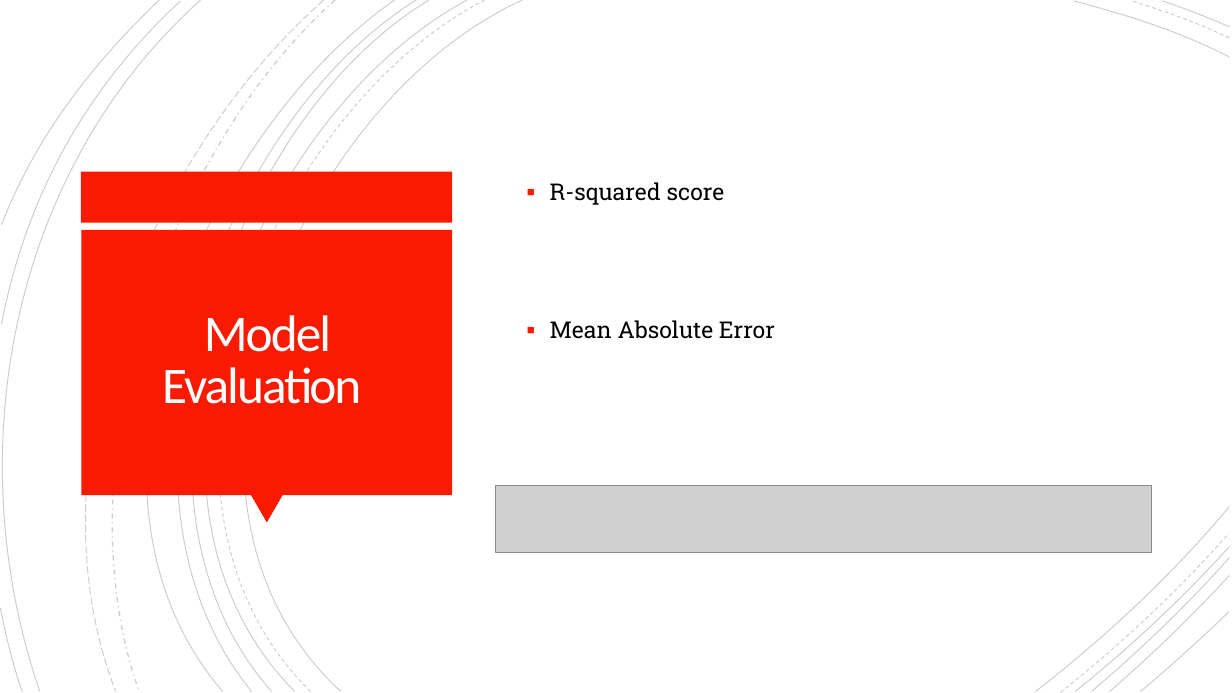
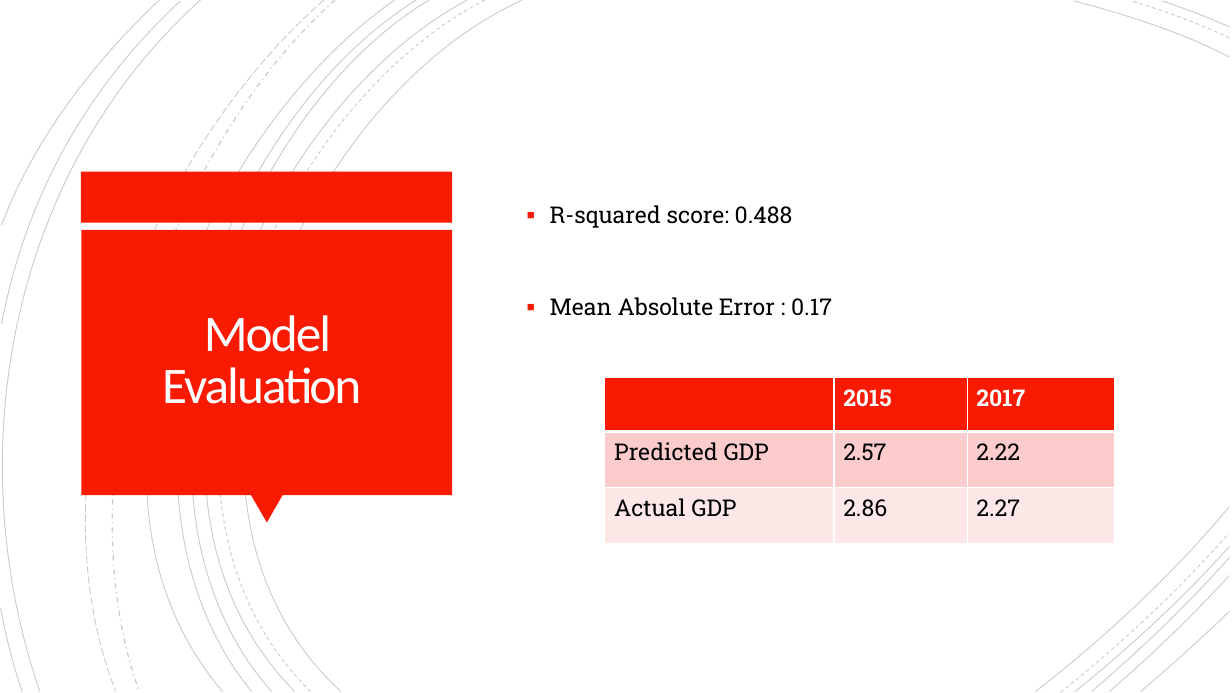
Before and after one commit to davepalazzo/Sentiment_Analysis_S-P_500, a slide deck: slide 10 of Economic_Forecasting.pptx. Drawn at 1232x693 pixels with LibreOffice and Linux fonts; fonts in the diff are those of the drawing; grey boxes stand for pictures. Boxes give left, top, right and bottom in pixels: in the first picture for what was removed or moved away, otherwise in the second. Text is boxed around its words. In the diff, an @@ line names an element or a change of style, - is before the commit and + after.

Commit message:
updated slides

```diff
--- a/Economic_Forecasting.pptx
+++ b/Economic_Forecasting.pptx
@@ text at [550, 205, 832, 316]: text changed @@
-▪ R-squared score
-▪ Mean Absolute Error
+▪ R-squared score: 0.488
+▪ Mean Absolute Error : 0.17
@@ table added at [605, 378, 1116, 544], 3 rows, 3 columns @@
+ | 2015 | 2017
+Predicted GDP | 2.57 | 2.22
+Actual GDP | 2.86 | 2.27
@@ picture removed at [495, 486, 1153, 553] @@
```
Also in this commit, not shown: 3 other slides changed, 1 slide added, 1 other file.
